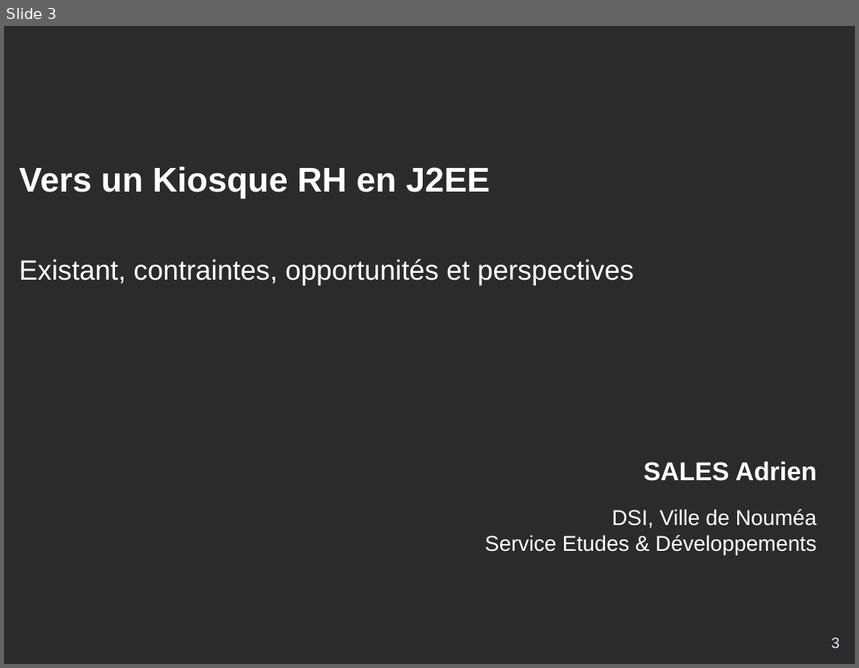
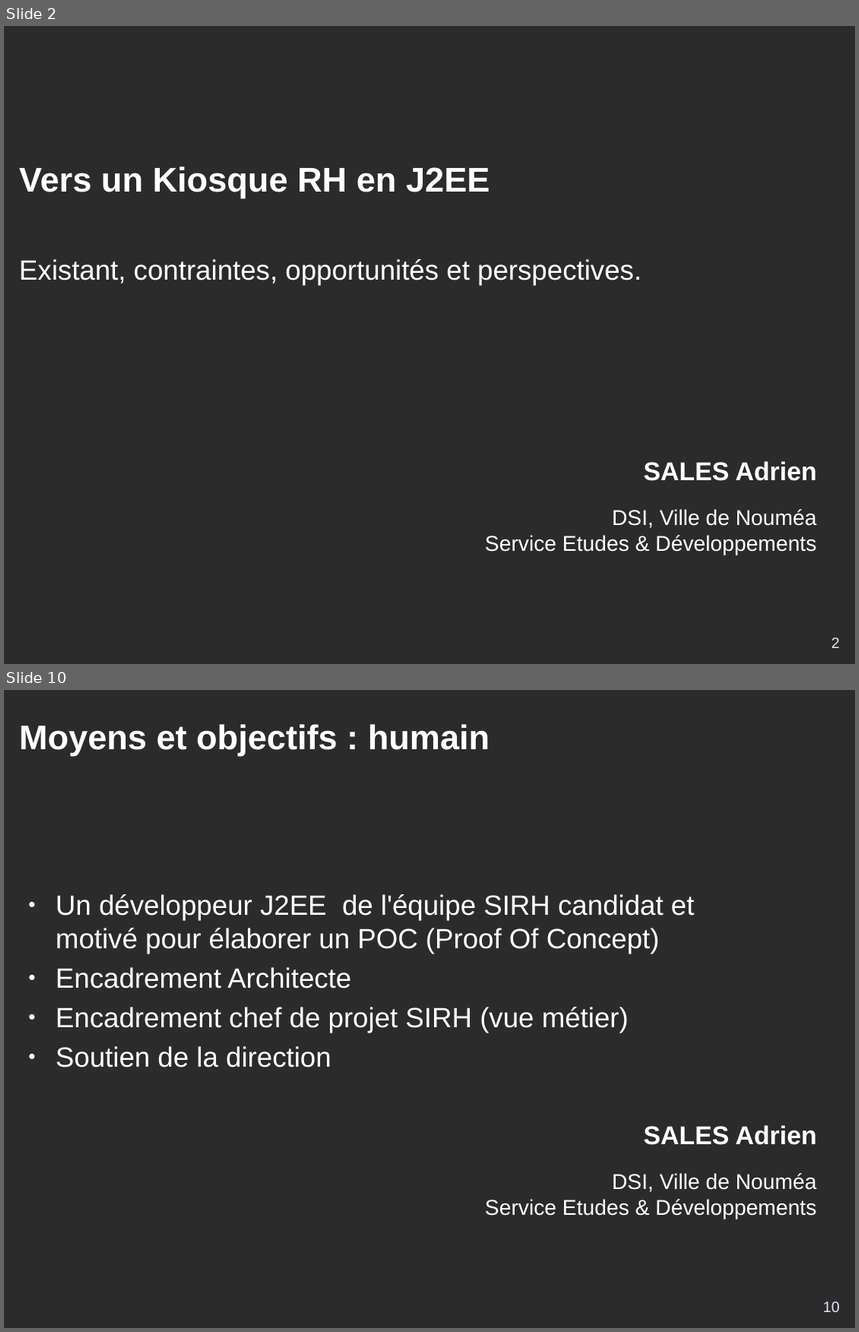
Before and after one commit to DSI-Ville-Noumea/sirh-kiosque-j2ee-old, a slide deck: src/site/resources/Kiosque_RH_J2EE_11021.odp. Shown one above the other, each under a label of ours: slide 3 before the commit, slides 2 and 10 after it; the slides between them are not shown. The pictures are 859x668 and 859x1332 pixels, drawn with LibreOffice and Linux fonts; fonts in the diff are those of the drawing; background and template pictures are left out; a plain dark background stands for a picture behind light text. Boxes give left, top, right and bottom in pixels: in the first picture for what was removed or moved away, otherwise in the second. Text is boxed around its words. In the diff, an @@ line names an element or a change of style, - is before the commit and + after.

```diff
--- a/src/site/resources/Kiosque_RH_J2EE_11021.odp
+++ b/src/site/resources/Kiosque_RH_J2EE_11021.odp
@@ slide 10 added at bbox=[4, 690, 855, 1328], background picture (left out); not listed: 1 template element that a slide beside it also shows @@
@@ title added at bbox=[19, 724, 490, 755], 32 pt, text #FFFFFF, bold @@
+Moyens et objectifs : humain
@@ text added at bbox=[56, 894, 695, 1068], 26 pt, text #FFFFFF @@
+● Un développeur J2EE de l'équipe SIRH candidat et motivé pour élaborer un POC (Proof Of Concept)
+● Encadrement Architecte
+● Encadrement chef de projet SIRH (vue métier)
+● Soutien de la direction
@@ page number added at bbox=[823, 1302, 840, 1312], 14 pt, text #E6E6FF @@
+10
@@ what was slide 3 is now slide 2 @@
@@ slide 2 changed as well @@
@@ subtitle at bbox=[19, 259, 642, 285]: text changed @@
-Existant, contraintes, opportunités et perspectives
+Existant, contraintes, opportunités et perspectives.
@@ page number at bbox=[832, 638, 840, 648]: text changed @@
-3
+2
```
Also in this commit, not shown: 13 other slides added, 3 slides removed.
